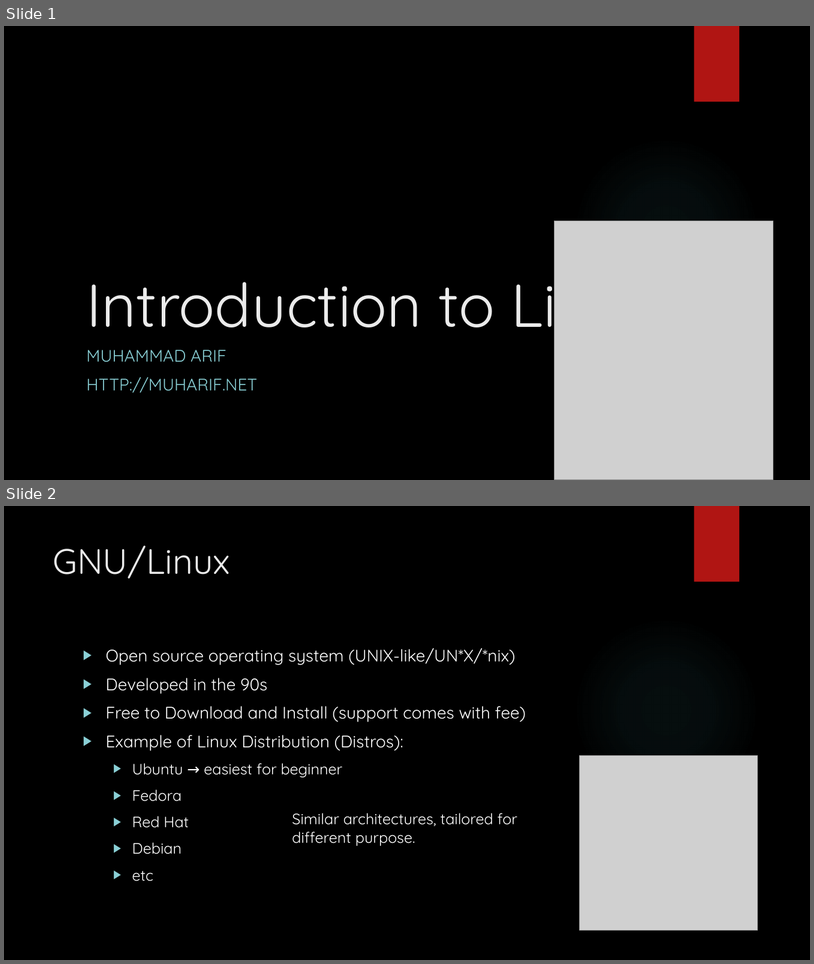
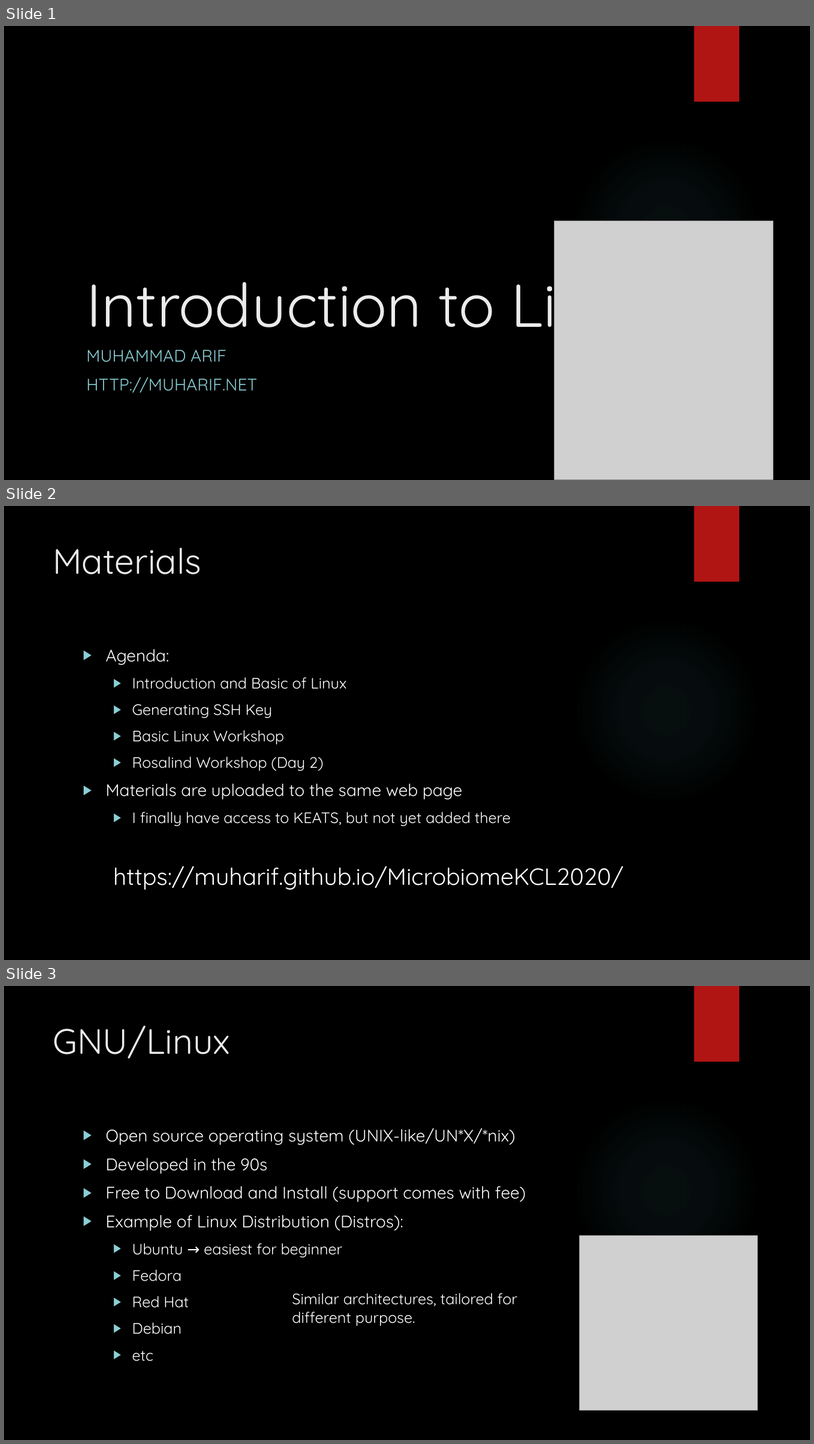
Before and after one commit to muharif/MicrobiomeKCL2020, a slide deck: IntroToLinux.pptx. Shown one above the other, each under a label of ours: slides 1 and 2 before the commit, slides 1, 2 and 3 after it. The pictures are 814x964 and 814x1444 pixels, drawn with LibreOffice and Linux fonts; fonts in the diff are those of the drawing; grey boxes stand for pictures; background and template pictures are left out. Boxes give left, top, right and bottom in pixels: in the first picture for what was removed or moved away, otherwise in the second. Text is boxed around its words. In the diff, an @@ line names an element or a change of style, - is before the commit and + after.

```diff
--- a/IntroToLinux.pptx
+++ b/IntroToLinux.pptx
@@ slide 2 added at (x1=4, y1=506, x2=810, y2=960), background picture (left out); not listed: 2 template elements that a slide beside it also shows @@
@@ title added at (x1=53, y1=547, x2=201, y2=574), 42 pt, text #EBEBEB @@
+Materials
@@ text added at (x1=106, y1=649, x2=624, y2=889), 18 pt, text #FFFFFF @@
+▶ Agenda:
+  ▶ Introduction and Basic of Linux
+  ▶ Generating SSH Key
+  ▶ Basic Linux Workshop
+  ▶ Rosalind Workshop (Day 2)
+▶ Materials are uploaded to the same web page
+  ▶ I finally have access to KEATS, but not yet added there
+  https://muharif.github.io/MicrobiomeKCL2020/
@@ what was slide 2 is now slide 3 @@
```
Also in this commit, not shown: 1 slide changed, 4 other slides added.
